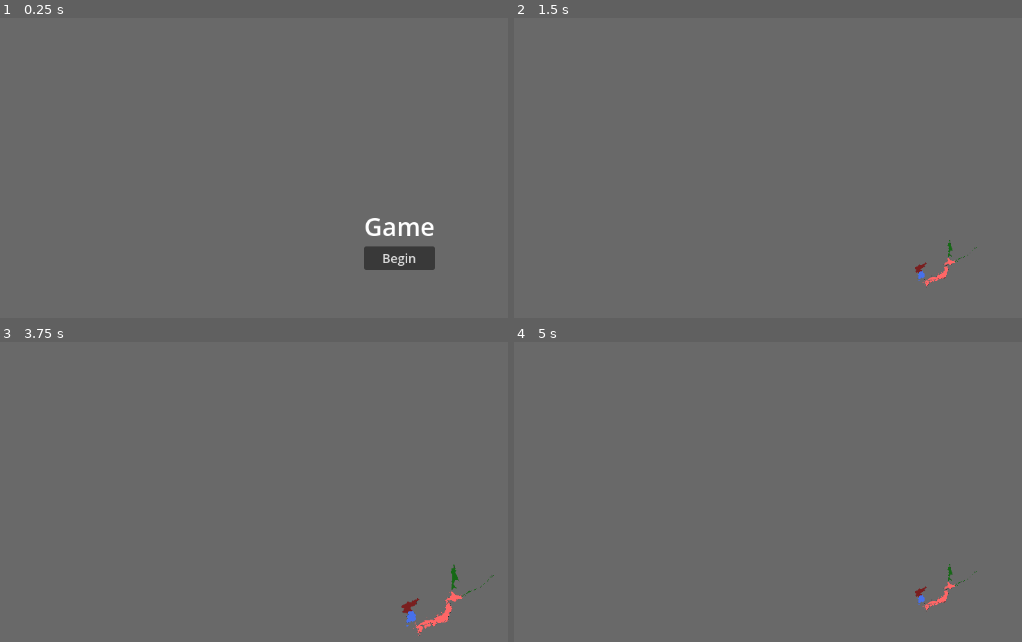
Above: before the commit, frames 1-4 (two rows, left to right).
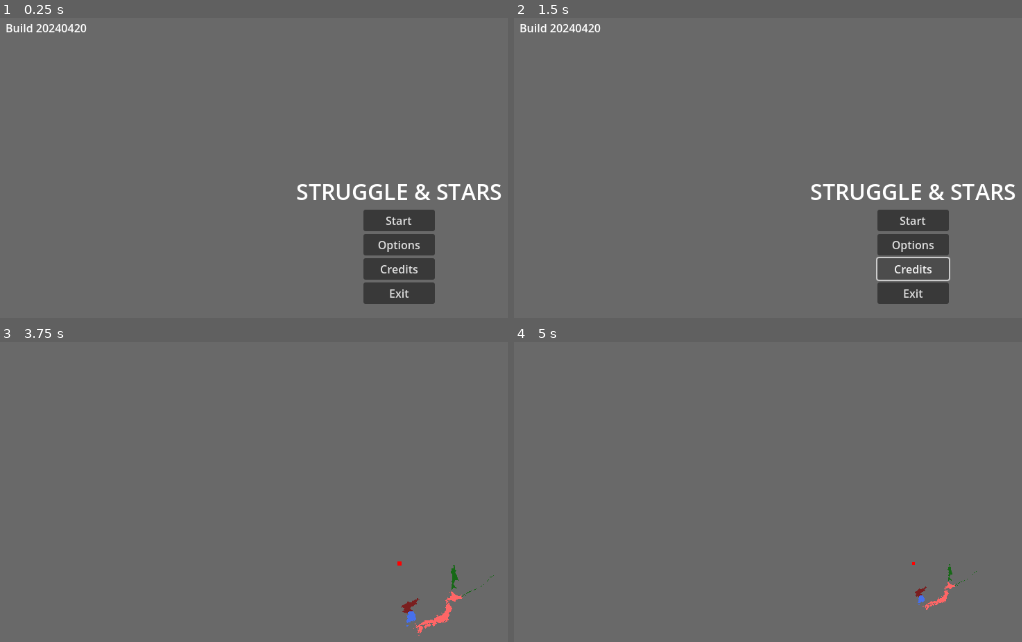
Above: after the commit, the same moments.

Repository: daysantace/strategy-game
Game: Godot game, scene res://scenes/title.tscn
The game is run twice, just before and just after one commit, with the same random seed, the same clock (stepped at 60 frames per second) and the same inputs.
Inputs (mouse positions are in pixels of both pictures, inside the frame that each line leads up to):
- Up to frame 1 (0.25 s): no input
- Up to frame 2 (1.5 s): click (915, 243) at 0.5 s, where only the run after the commit has a clickable "Options"; click (915, 270) at 1.25 s, where only the run after the commit has a clickable "Credits"
- Up to frame 3 (3.75 s): click (401, 543) at 2 s, where only the run after the commit has a clickable "Start"; tap Enter at 2.75 s; move the mouse to (401, 564) at 2.77 s; tap Mouse wheel down (cam_in) at 2.85 s; click (401, 564) at 2.92 s; tap Space at 3.5 s; tap Mouse wheel up (cam_out) at 3.6 s; click (401, 564) at 3.67 s
- Up to frame 4 (5 s): tap Enter at 4.25 s; move the mouse to (915, 564) at 4.27 s; tap Mouse wheel down (cam_in) at 4.35 s; click (915, 564) at 4.42 s

The runs differ from the first frame. In frame 1, 4.7% of the frame differs, in the area x 1-99%, y 2-96%; in frame 2, 5.3%; in frame 3, less than 0.1%; in frame 4, less than 0.1%.

Commit message:
fixed the offset

Diff:
--- a/project.godot
+++ b/project.godot
@@ -10,7 +10,7 @@
 
 [application]
 
-config/name="Strategy Game"
+config/name="STRUGGLE & STARS"
 config/version="some preprototype i dunno"
 run/main_scene="res://scenes/title.tscn"
 config/features=PackedStringArray("4.2", "Forward Plus")
@@ -72,4 +72,5 @@
 
 [rendering]
 
+renderer/rendering_method="mobile"
 environment/defaults/default_clear_color=Color(0.411765, 0.411765, 0.411765, 1)
--- a/scenes/map.tscn
+++ b/scenes/map.tscn
@@ -1,6 +1,6 @@
 [gd_scene load_steps=4 format=3 uid="uid://b0iqs4kipe0a2"]
 
-[ext_resource type="Script" path="res://scripts/main.gd" id="1_877ab"]
+[ext_resource type="Script" path="res://scripts/gen_provinces.gd" id="1_877ab"]
 [ext_resource type="Script" path="res://scripts/camera.gd" id="2_0cakx"]
 [ext_resource type="Texture2D" uid="uid://uj8xdteaadxk" path="res://assets/map/testing.png" id="3_0lji6"]
 
@@ -10,12 +10,20 @@
 [node name="camera" type="Camera2D" parent="."]
 script = ExtResource("2_0cakx")
 
+[node name="provnames" type="Node2D" parent="."]
+
 [node name="map" type="Sprite2D" parent="."]
+visible = false
 texture = ExtResource("3_0lji6")
 centered = false
 
 [node name="provinces" type="Node2D" parent="."]
 
-[node name="provnames" type="Node2D" parent="."]
+[node name="country-names" type="Node2D" parent="."]
 
-[node name="country-names" type="Node2D" parent="."]
+[node name="ColorRect" type="ColorRect" parent="."]
+offset_left = -20.0
+offset_top = -20.0
+offset_right = 20.0
+offset_bottom = 20.0
+color = Color(1, 0, 0, 1)
--- a/scenes/title.tscn
+++ b/scenes/title.tscn
@@ -1,16 +1,24 @@
-[gd_scene load_steps=2 format=3 uid="uid://dewr3bckn4o0x"]
+[gd_scene load_steps=2 format=3 uid="uid://dt4ngnre4o344"]
 
-[ext_resource type="Script" path="res://scripts/buttons.gd" id="1_i8wsp"]
+[ext_resource type="Script" path="res://scripts/title.gd" id="1_i8wsp"]
 
-[node name="Control" type="Control"]
+[node name="Title" type="Control"]
 layout_mode = 3
 anchors_preset = 15
 anchor_right = 1.0
 anchor_bottom = 1.0
 grow_horizontal = 2
 grow_vertical = 2
-size_flags_horizontal = 3
-size_flags_vertical = 3
+script = ExtResource("1_i8wsp")
+
+[node name="version" type="Label" parent="."]
+layout_mode = 2
+offset_left = 8.0
+offset_top = 7.0
+offset_right = 364.0
+offset_bottom = 30.0
+theme_override_font_sizes/font_size = 16
+text = "Build 20240420"
 
 [node name="VBoxContainer" type="VBoxContainer" parent="."]
 layout_mode = 1
@@ -19,25 +27,40 @@
 anchor_top = 0.5
 anchor_right = 0.5
 anchor_bottom = 0.5
-offset_left = -51.0
-offset_top = -44.0
-offset_right = 51.0
-offset_bottom = 44.0
+offset_left = -178.0
+offset_top = -92.5
+offset_right = 178.0
+offset_bottom = 92.5
 grow_horizontal = 2
 grow_vertical = 2
-script = ExtResource("1_i8wsp")
 
-[node name="title" type="Label" parent="VBoxContainer"]
+[node name="Label" type="Label" parent="VBoxContainer"]
 layout_mode = 2
-theme_override_font_sizes/font_size = 36
-text = "Game
-"
+theme_override_font_sizes/font_size = 32
+text = "STRUGGLE & STARS"
 horizontal_alignment = 1
-vertical_alignment = 1
 
-[node name="start" type="Button" parent="VBoxContainer"]
+[node name="buttons" type="VBoxContainer" parent="VBoxContainer"]
 layout_mode = 2
-theme_override_font_sizes/font_size = 18
-text = "Begin"
+size_flags_horizontal = 4
 
-[connection signal="pressed" from="VBoxContainer/start" to="VBoxContainer" method="_on_start_pressed"]
+[node name="start" type="Button" parent="VBoxContainer/buttons"]
+layout_mode = 2
+text = "Start"
+
+[node name="options" type="Button" parent="VBoxContainer/buttons"]
+layout_mode = 2
+text = "    Options    "
+
+[node name="credits" type="Button" parent="VBoxContainer/buttons"]
+layout_mode = 2
+text = "Credits"
+
+[node name="exit" type="Button" parent="VBoxContainer/buttons"]
+layout_mode = 2
+text = "Exit"
+
+[connection signal="pressed" from="VBoxContainer/buttons/start" to="." method="_on_start_pressed"]
+[connection signal="pressed" from="VBoxContainer/buttons/options" to="." method="_on_options_pressed"]
+[connection signal="pressed" from="VBoxContainer/buttons/credits" to="." method="_on_credits_pressed"]
+[connection signal="pressed" from="VBoxContainer/buttons/exit" to="." method="_on_exit_pressed"]
--- a/scripts/buttons.gd
+++ /dev/null
@@ -1,10 +0,0 @@
-extends VBoxContainer
-
-func _ready():
-	pass
-
-func _process(delta):
-	pass
-
-func _on_start_pressed():
-	get_tree().change_scene_to_file("res://scenes/map.tscn")
--- a/scripts/camera.gd
+++ b/scripts/camera.gd
@@ -1,3 +1,8 @@
+# camera.gd
+# Copyleft (c) 2024 daysant - STRUGGLE & STARS
+# This file is licensed under the terms of the AGPL v3.0-or-later
+# daysant@proton.me
+
 extends Camera2D
 
 var acceleration = 0
--- /dev/null
+++ b/scripts/gen_provinces.gd
@@ -0,0 +1,161 @@
+# gen_provinces.gd
+# Copyleft (c) 2024 daysant - STRUGGLE & STARS
+# This file is licensed under the terms of the AGPL v3.0-or-later
+# daysant@proton.me
+
+extends Node2D
+
+@onready var image_source = "res://assets/map/testing.png"
+
+var pixels_read = 0
+var pixels_to_report = 100000
+var total_pixels = 0
+var simplification_tolerance = 1.1 # for douglas-peucker for provinces
+
+func _ready():
+	load_regions()
+
+func _process(_delta):
+	pass
+
+func load_regions():
+	var image = $map.get_texture().get_image()
+	var pixel_colour_dict = get_pixel_colour_dict(image)
+	var regions_dict = import_file("res://assets/map/provinces.txt")
+
+	if regions_dict == null:
+		log_message.error("Regions dictionary file not found or failed to parse")
+		return
+
+	if image == null:
+		log_message.error("Map image not found")
+		return
+
+	log_message.info("Map loaded")
+
+	for info in regions_dict:
+		var region = load("res://scenes/province.tscn").instantiate()
+		region.region_name = regions_dict[info]["provname"]
+		region.region_owner = regions_dict[info]["owner"]
+		region.set_name(info)
+		get_node("provinces").add_child(region)
+		log_message.info("Added region " + str(region) + " '" + region.region_name + "' owned by " + regions_dict[info]["owner"])
+
+		var polygons = get_polygons(image, info, pixel_colour_dict)
+		polygons = simplify_polygons(polygons)
+
+		for polygon in polygons:
+			var region_collision = CollisionPolygon2D.new()
+			var region_polygon = Polygon2D.new()
+
+			var polygon_offset = Geometry2D.offset_polygon(polygon,1.0,Geometry2D.JOIN_MITER)
+			if not polygon_offset.is_empty():
+				polygon = polygon_offset[0]
+
+			region_collision.polygon = polygon
+			region_polygon.polygon = polygon
+
+			region.add_child(region_collision)
+			region.add_child(region_polygon)
+
+func get_polygons(image, region_colour, pixel_colour_dict):
+	var target_image = Image.create(image.get_size().x, image.get_size().y, false, Image.FORMAT_RGBA8)
+	for value in pixel_colour_dict[region_colour]:
+		target_image.set_pixel(value.x, value.y, Color.WHITE)
+
+	var bitmap = BitMap.new()
+	bitmap.create_from_image_alpha(target_image)
+	var polygons = bitmap.opaque_to_polygons(Rect2(Vector2(0, 0), bitmap.get_size()), 0.1)
+	return polygons
+
+func get_pixel_colour_dict(image):
+	var pixel_colour_dict = {}
+	var width = image.get_width()
+	var height = image.get_height()
+
+	for y in range(height):
+		for x in range(width):
+			var pixel_colour = "#" + str(image.get_pixel(int(x), int(y)).to_html(false))
+			if pixel_colour not in pixel_colour_dict:
+				pixel_colour_dict[pixel_colour] = []
+			pixel_colour_dict[pixel_colour].append(Vector2(x, y))
+			pixels_read += 1
+			if pixels_read % pixels_to_report == 0:
+				log_message.info(str(pixels_read) + "/" + str(image.get_width() * image.get_height()) + " pixels read")
+
+	return pixel_colour_dict
+
+func import_file(filepath):
+	var file = FileAccess.open(filepath, FileAccess.READ)
+	if file != null:
+		return JSON.parse_string(file.get_as_text().replace("_", " "))
+	else:
+		log_message.error("Province map " + image_source + " not found")
+		return null
+
+func simplify_polygons(polygons):
+	var simplified_polygons = []
+	for polygon in polygons:
+		var simplified_polygon = douglas_peucker(polygon, simplification_tolerance)
+		simplified_polygons.append(simplified_polygon)
+	return simplified_polygons
+
+func douglas_peucker(points, tolerance):
+	var max_distance = 0.0
+	var max_index = 0
+
+	var end_index = points.size() - 1
+
+	for i in range(1, end_index):
+		var distance = perpendicular_distance(points[i], points[0], points[end_index])
+		if distance > max_distance:
+			max_distance = distance
+			max_index = i
+
+	if max_distance > tolerance:
+		var first_segment = points.slice(0, max_index + 1)
+		var second_segment = points.slice(max_index)
+
+		var simplified_first_segment = douglas_peucker(first_segment, tolerance)
+		var simplified_second_segment = douglas_peucker(second_segment, tolerance)
+
+		return simplified_first_segment.slice(0, -1) + simplified_second_segment
+	else:
+		return [points[0], points[end_index]]
+
+func perpendicular_distance(point, line_start, line_end):
+	var x = point.x
+	var y = point.y
+	var x1 = line_start.x
+	var y1 = line_start.y
+	var x2 = line_end.x
+	var y2 = line_end.y
+
+	var A = x - x1
+	var B = y - y1
+	var C = x2 - x1
+	var D = y2 - y1
+
+	var dot = A * C + B * D
+	var len_sq = C * C + D * D
+	var param = -1
+	if len_sq != 0:
+		param = dot / len_sq
+
+	var xx
+	var yy
+
+	if param < 0:
+		xx = x1
+		yy = y1
+	elif param > 1:
+		xx = x2
+		yy = y2
+	else:
+		xx = x1 + param * C
+		yy = y1 + param * D
+
+	var dx = x - xx
+	var dy = y - yy
+
+	return sqrt(dx * dx + dy * dy)
--- a/scripts/log.gd
+++ b/scripts/log.gd
@@ -1,18 +1,23 @@
+# log.gd
+# Copyleft (c) 2024 daysant - STRUGGLE & STARS
+# This file is licensed under the terms of the AGPL v3.0-or-later
+# daysant@proton.me
+
 extends Node
 
 var logging_detail = 3
 
 func info(text):
 	if logging_detail>2:
-		print_rich("[color=#ffffff]INFO  | ",text)
+		print_rich("[color=#ffffff]INFO  | "+str(text))
 
 func debug(text):
 	if logging_detail>1:
-		print_rich("[color=#8888ff]DEBUG | ",text)
+		print_rich("[color=#8888ff]DEBUG | At '"+str(Time.get_ticks_msec())+"' in '"+get_tree().current_scene.scene_file_path+"' by '"+get_stack()[1].source.get_file()+"' | "+str(text))
 
 func warn(text):
 	if logging_detail>0:
-		print_rich("[color=#ffff88]WARN  | ",text)
+		print_rich("[color=#ffff88]WARN  | At '"+str(Time.get_ticks_msec())+"' in '"+get_tree().current_scene.scene_file_path+"' by '"+get_stack()[1].source.get_file()+"' | "+str(text))
 
 func error(text):
-	print_rich("[color=#ff8888]ERROR | ",text)
+	print_rich("[color=#ff8888]ERROR | At '"+str(Time.get_ticks_msec())+"' in '"+get_tree().current_scene.scene_file_path+"' by '"+get_stack()[1].source.get_file()+"' | "+str(text))
--- a/scripts/main.gd
+++ /dev/null
@@ -1,83 +0,0 @@
-extends Node2D
-
-@onready var image_source = "res://assets/map/testing.png"
-
-var pixels_read = 0
-var pixels_to_report = 100000
-var total_pixels = 0
-
-func _ready():
-	load_regions()
-
-func _process(_delta):
-	pass
-
-func load_regions():
-	var image = $map.get_texture().get_image()
-	var pixel_colour_dict = get_pixel_colour_dict(image)
-	var regions_dict = import_file("res://assets/map/provinces.txt")
-
-	if regions_dict == null:
-		log_message.error("Regions dictionary file not found or failed to parse")
-		return
-
-	if image == null:
-		log_message.error("Map image not found")
-		return
-
-	log_message.info("Map loaded")
-
-	for info in regions_dict:
-		var region = load("res://scenes/province.tscn").instantiate()
-		region.region_name = regions_dict[info]["provname"]
-		region.region_owner = regions_dict[info]["owner"]
-		region.set_name(info)
-		get_node("provinces").add_child(region)
-		log_message.info("Added region " + str(region) + " '" + region.region_name + "' owned by "+regions_dict[info]["owner"])
-
-		var polygons = get_polygons(image, info, pixel_colour_dict)
-
-		for polygon in polygons:
-			var region_collision = CollisionPolygon2D.new()
-			var region_polygon = Polygon2D.new()
-
-			region_collision.polygon = polygon
-			region_polygon.polygon = polygon
-
-			region.add_child(region_collision)
-			region.add_child(region_polygon)
-
-func get_polygons(image,region_colour,pixel_colour_dict):
-	var target_image=Image.create(image.get_size().x,image.get_size().y,false,Image.FORMAT_RGBA8)
-	for value in pixel_colour_dict[region_colour]:
-		target_image.set_pixel(value.x,value.y,"#ffffff")
-
-	var bitmap = BitMap.new()
-	bitmap.create_from_image_alpha(target_image)
-	var polygons = bitmap.opaque_to_polygons(Rect2(Vector2(0,0),bitmap.get_size()),0.1)
-	return polygons
-
-func get_pixel_colour_dict(image):
-	var pixel_colour_dict = {}
-	var width = image.get_width()
-	var height = image.get_height()
-
-	for y in range(height):
-		for x in range(width):
-			var pixel_colour = "#" + str(image.get_pixel(int(x), int(y)).to_html(false))
-			if pixel_colour not in pixel_colour_dict:
-				pixel_colour_dict[pixel_colour] = []
-			pixel_colour_dict[pixel_colour].append(Vector2(x, y))
-			pixels_read+=1
-			if pixels_read % pixels_to_report == 0:
-					log_message.info(str(pixels_read)+"/"+str(image.get_width()*image.get_height())+" pixels read")
-
-	return pixel_colour_dict
-
-func import_file(filepath):
-	var file = FileAccess.open(filepath, FileAccess.READ)
-	if file != null:
-		return JSON.parse_string(file.get_as_text().replace("_", " "))
-	else:
-		log_message.error("Province map "+image_source+" not found")
-		return null
--- a/scripts/province.gd
+++ b/scripts/province.gd
@@ -1,11 +1,17 @@
+# province.gd
+# Copyleft (c) 2024 daysant - STRUGGLE & STARS
+# This file is licensed under the terms of the AGPL v3.0-or-later
+# daysant@proton.me
+
 extends Area2D
 
 var region_name=""
 var region_owner=""
+var region_id=0
 var colour
 
 func _ready():
-	log_message.debug(position)
+	z_index=region_id
 	set_colour()
 
 func set_colour():
--- /dev/null
+++ b/scripts/title.gd
@@ -0,0 +1,26 @@
+# title.gd
+# Copyleft (c) 2024 daysant - STRUGGLE & STARS
+# This file is licensed under the terms of the AGPL v3.0-or-later
+# daysant@proton.me
+
+extends Control
+
+func _ready():
+	log_message.info("Version: Build 20240415")
+	log_message.info("OS vendor: "+OS.get_name())
+	pass
+
+func _process(delta):
+	pass
+
+func _on_start_pressed():
+	get_tree().change_scene_to_file("res://scenes/map.tscn")
+
+func _on_exit_pressed():
+	get_tree().quit()
+
+func _on_credits_pressed():
+	log_message.info("This has not been implemented yet")
+
+func _on_options_pressed():
+	log_message.info("This has not been implemented yet")
Binary file changed: assets/map/testing.png
Not shown, changed: README.md
Not shown, added: assets/map/testing.png.kra
Not shown, added: assets/map/testing.png~
Not shown, removed: scenes/earth.tscn-gMgBsq
